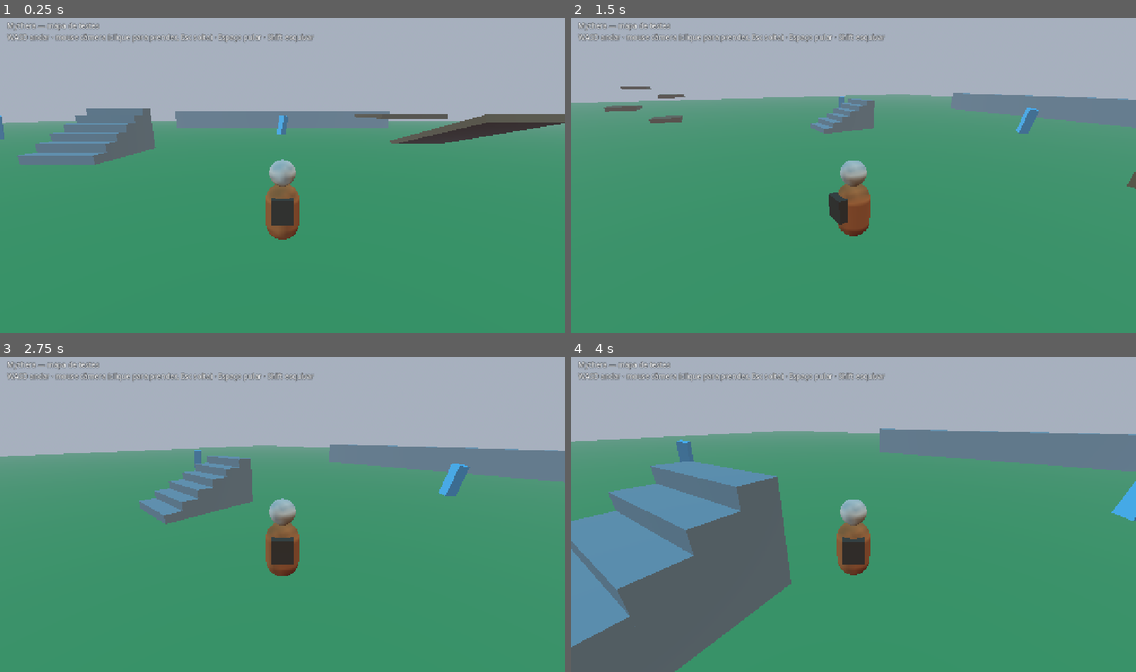
Above: before the commit, frames 1-4 (two rows, left to right).
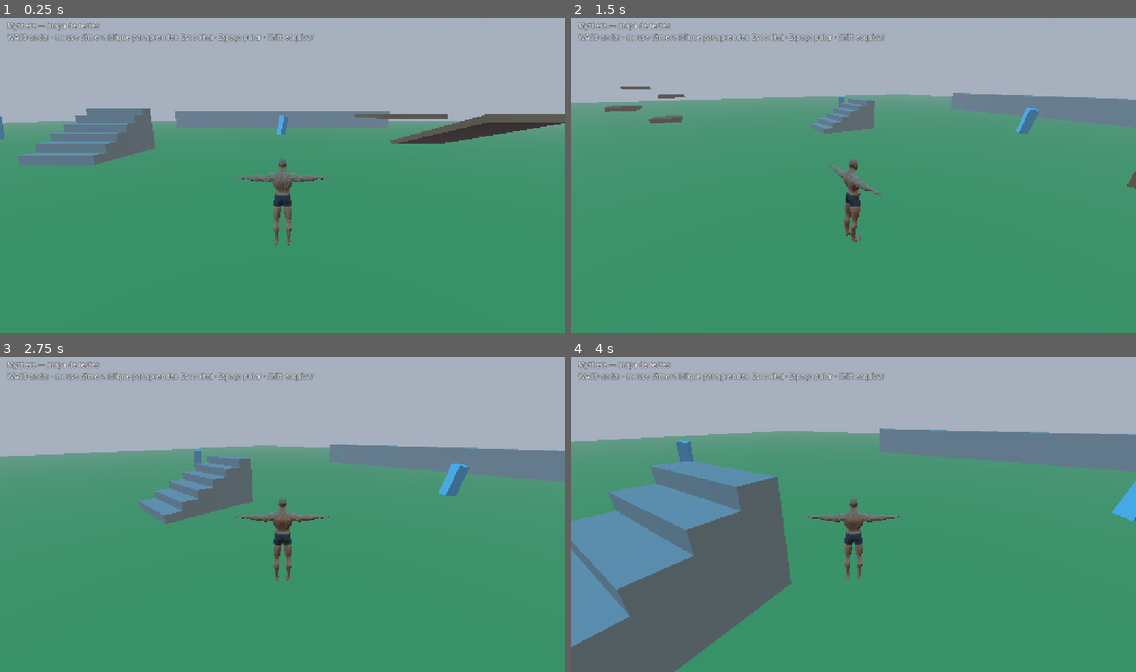
Above: after the commit, the same moments.

Repository: scaramelo1/mythera
Game: Godot game, scene res://cenas/mapa_testes.tscn
Same seed, same stepped clock (60 frames per second), same inputs: the game is played once before the commit and once after it.
Inputs (mouse positions are in pixels of both pictures, inside the frame that each line leads up to):
- Up to frame 1 (0.25 s): no input
- Up to frame 2 (1.5 s): tap Enter at 0.5 s; move the mouse to (977, 159) at 0.52 s; hold D (direita) 0.53-1.28 s; tap Shift (esquivar) at 0.6 s; click (977, 159) at 0.67 s; tap Space (pular) at 0.77, 0.8, 1.07, 1.35 s; move the mouse to (825, 175) at 1.27 s; hold W (frente) from 1.28 s (still down)
- Up to frame 3 (2.75 s): keep holding W (frente); tap Space (pular) at 1.52, 1.82, 2.3 s; tap Shift (esquivar) at 1.55 s; move the mouse to (293, 508) at 2.02 s; click (293, 508) at 2.1 s
- Up to frame 4 (4 s): keep holding W (frente); move the mouse to (847, 517) at 2.77 s; tap Q (ataque_especial) at 2.85 s; click (847, 517) at 2.92 s; tap Space (pular) at 3.02, 3.32, 3.77, 3.8 s; tap Shift (esquivar) at 3.05 s; move the mouse to (893, 517) at 3.52 s; tap G (capturar) at 3.6 s

The runs differ from the first frame. In frame 1, 1.3% of the frame differs, in the area x 41-59%, y 44-73%; in frame 2, 1.3%, in the area x 45-56%, y 44-72%; in frame 3, 1.3%; in frame 4, 1.3%.

Commit message:
Herói com o modelo da Quaternius (CC0), masculino e feminino
- Texturas reduzidas para o navegador; normais no padrão do Godot
- Corrigidos os nomes de textura que faltavam no pacote
- Herói usa o modelo quando importado e o boneco simples quando não (testes da VPS)
- Animações já ligadas por nome, prontas para o pacote de animações
- testes/conferir_modelo.gd lê o glTF sem importar

Co-Authored-By: Claude Opus 5.5 <noreply@anthropic.com>

Diff:
--- a/scripts/heroi.gd
+++ b/scripts/heroi.gd
@@ -14,6 +14,21 @@
 const CAMERA_MIN := deg_to_rad(-65.0)
 const CAMERA_MAX := deg_to_rad(25.0)
 
+## Modelos 3D do herói (Quaternius, CC0). Sem o modelo importado (ex.: testes na VPS), fica o boneco simples.
+const MODELOS := {
+	"masculino": "res://assets/modelos/heroi/heroi_masculino.gltf",
+	"feminino": "res://assets/modelos/heroi/heroi_feminino.gltf",
+}
+## Nomes das animações que o herói procura no modelo (entram quando chegar o pacote de animações).
+const ANIMACOES := {
+	"parado": ["parado", "Idle", "Idle_Loop"],
+	"andar": ["andar", "Walk", "Walk_Loop", "Jog_Fwd_Loop"],
+	"pular": ["pular", "Jump", "Jump_Loop"],
+	"esquivar": ["esquivar", "Roll", "Dodge"],
+}
+
+@export_enum("masculino", "feminino") var aparencia := "masculino"
+
 @onready var pivo: Node3D = $Pivo
 @onready var braco: SpringArm3D = $Pivo/Braco
 @onready var corpo: Node3D = $Corpo
@@ -23,12 +38,40 @@
 var espera_esquiva := 0.0
 var direcao_esquiva := Vector3.ZERO
 var esquivando := false
+var animacao: AnimationPlayer = null
 
 
 func _ready() -> void:
 	add_to_group("camera_toque")
 	braco.add_excluded_object(get_rid())
 	braco.rotation.x = deg_to_rad(-15.0)
+	_carregar_modelo()
+
+
+func _carregar_modelo() -> void:
+	var caminho: String = MODELOS.get(aparencia, "")
+	if caminho == "" or not ResourceLoader.exists(caminho):
+		return
+	var cena := load(caminho) as PackedScene
+	if cena == null:
+		return
+	var modelo := cena.instantiate()
+	modelo.name = "Modelo"
+	modelo.rotation.y = PI  # o modelo olha para +Z; o herói olha para -Z
+	corpo.add_child(modelo)
+	for parte in ["Tronco", "Cabeca", "Mochila"]:
+		corpo.get_node(parte).visible = false
+	animacao = modelo.find_child("AnimationPlayer", true, false) as AnimationPlayer
+
+
+func _tocar(estado: String) -> void:
+	if animacao == null:
+		return
+	for nome in ANIMACOES.get(estado, []):
+		if animacao.has_animation(nome):
+			if animacao.current_animation != nome:
+				animacao.play(nome, 0.15)
+			return
 
 
 func _unhandled_input(event: InputEvent) -> void:
@@ -89,6 +132,15 @@
 
 	move_and_slide()
 
+	if esquivando:
+		_tocar("esquivar")
+	elif not is_on_floor():
+		_tocar("pular")
+	elif plano.length() > 0.5:
+		_tocar("andar")
+	else:
+		_tocar("parado")
+
 	if global_position.y < -30.0:
 		_voltar_ao_inicio()
 
--- /dev/null
+++ b/testes/conferir_modelo.gd
@@ -0,0 +1,27 @@
+extends SceneTree
+## Lê o glTF do herói direto (sem importar) e mostra esqueleto, altura e direção do rosto:
+##   godot --headless --path . -s testes/conferir_modelo.gd
+
+func _init() -> void:
+	for caminho in ["res://assets/modelos/heroi/heroi_masculino.gltf", "res://assets/modelos/heroi/heroi_feminino.gltf"]:
+		var doc := GLTFDocument.new()
+		var estado := GLTFState.new()
+		var erro := doc.append_from_file(caminho, estado)
+		if erro != OK:
+			print("ERRO ao ler ", caminho, ": ", erro)
+			continue
+		var cena := doc.generate_scene(estado)
+		var sk: Skeleton3D = null
+		var malhas := 0
+		var caixa := AABB()
+		for n in cena.find_children("*", "", true, false):
+			if n is Skeleton3D:
+				sk = n
+			if n is MeshInstance3D:
+				malhas += 1
+				var a: AABB = n.get_aabb()
+				caixa = a if caixa.size == Vector3.ZERO else caixa.merge(a)
+		print(caminho.get_file(), ": malhas=", malhas, " ossos=", sk.get_bone_count() if sk else 0,
+			" altura=%.2f m" % caixa.size.y, " materiais com textura=", estado.get_textures().size())
+		cena.free()
+	quit()
Not shown, added: assets/modelos/heroi/LICENCA.txt
Binary file added: assets/modelos/heroi/T_Eye_Brown.png
Binary file added: assets/modelos/heroi/T_Eye_Normal.png
Binary file added: assets/modelos/heroi/T_Hair_1_BaseColor.png
Binary file added: assets/modelos/heroi/T_Hair_1_Normal.png
Binary file added: assets/modelos/heroi/T_Hair_2_BaseColor.png
Binary file added: assets/modelos/heroi/T_Hair_2_Normal.png
Binary file added: assets/modelos/heroi/T_Superhero_Female_Dark_BaseColor.png
Binary file added: assets/modelos/heroi/T_Superhero_Female_Normal.png
Binary file added: assets/modelos/heroi/T_Superhero_Female_Roughness.png
Binary file added: assets/modelos/heroi/T_Superhero_Male_Dark.png
Binary file added: assets/modelos/heroi/T_Superhero_Male_Normal.png
(and 6 more such lines)
